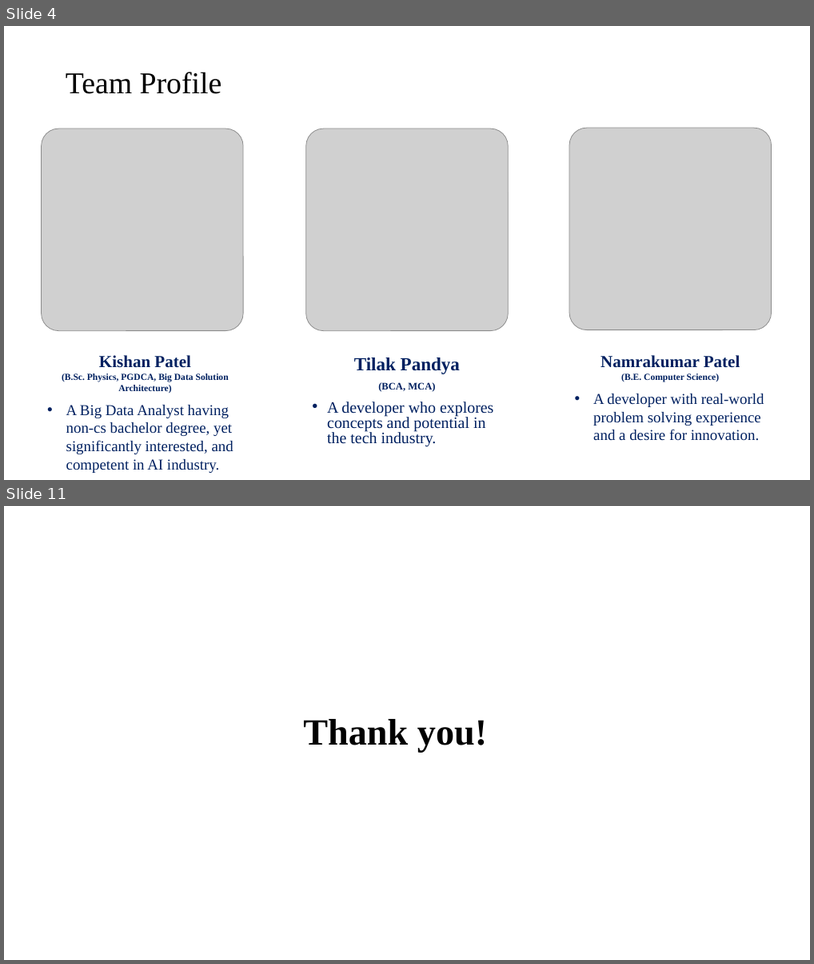
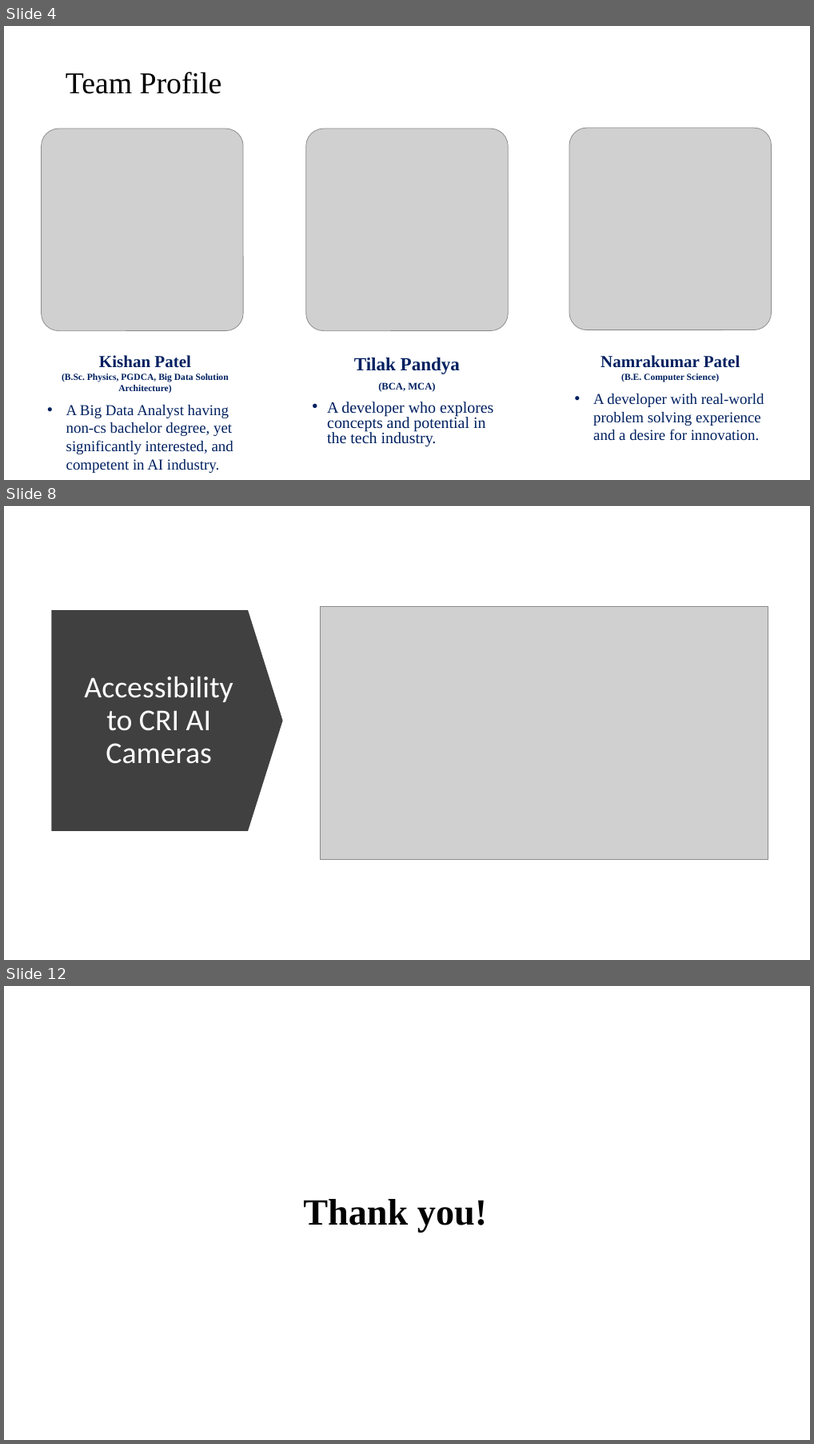
Before and after one commit to tilakpandya/Face_Recognition_Using_Thermal_Images, a slide deck: CRI AI Camaras.pptx. Shown one above the other, each under a label of ours: slides 4 and 11 before the commit, slides 4, 8 and 12 after it; the slides between them are not shown. The pictures are 814x964 and 814x1444 pixels, drawn with LibreOffice and Linux fonts; fonts in the diff are those of the drawing; grey boxes stand for pictures; background and template pictures are left out. Boxes give left, top, right and bottom in pixels: in the first picture for what was removed or moved away, otherwise in the second. Text is boxed around its words. In the diff, an @@ line names an element or a change of style, - is before the commit and + after.

```diff
--- a/CRI AI Camaras.pptx
+++ b/CRI AI Camaras.pptx
@@ slide 8 added at (x1=4, y1=506, x2=810, y2=960), background #FFFFFF @@
@@ down arrow added at (x1=52, y1=610, x2=283, y2=831), fill #404040 @@
@@ picture added at (x1=320, y1=607, x2=769, y2=859) @@
@@ title added at (x1=84, y1=676, x2=233, y2=764), 36 pt, text #FFFFFF @@
+Accessibility to CRI AI Cameras
@@ what was slide 11 is now slide 12 @@
```
Also in this commit, not shown: 5 slides changed, 1 other slide added, 1 slide removed, 2 other files.
